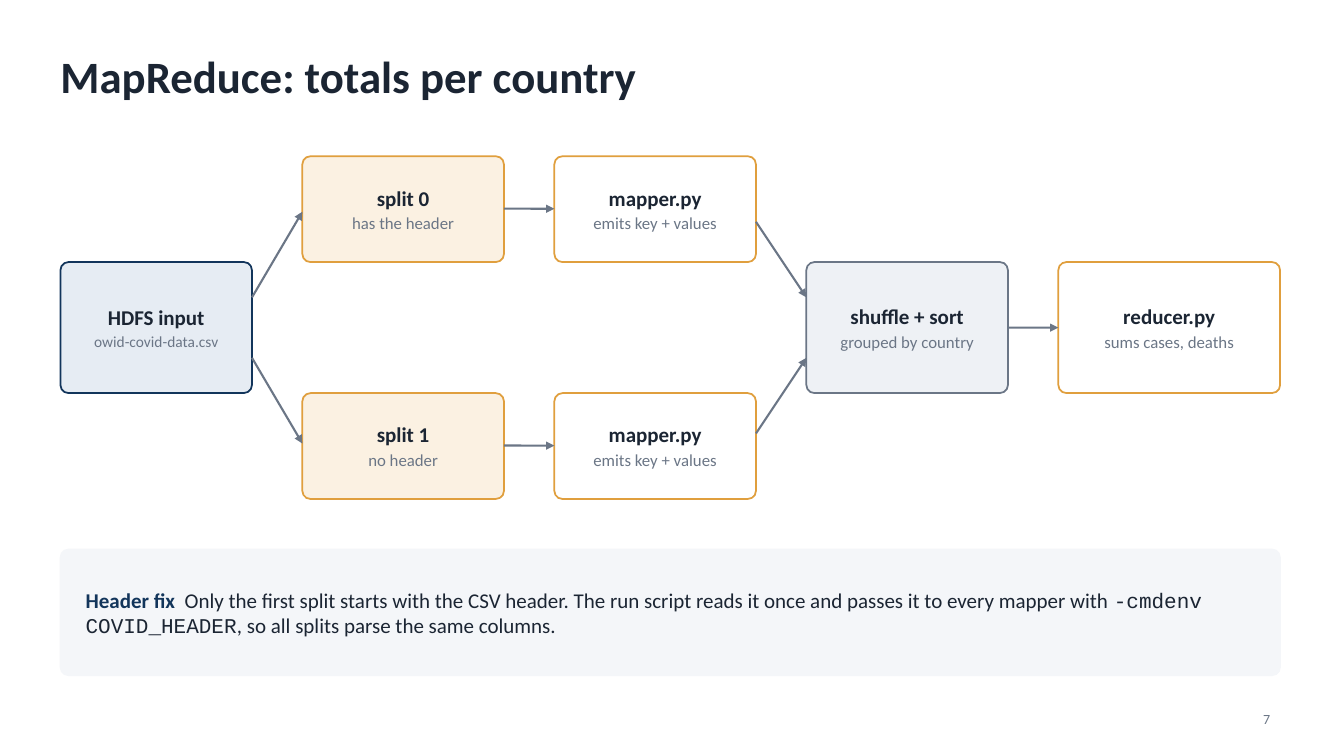
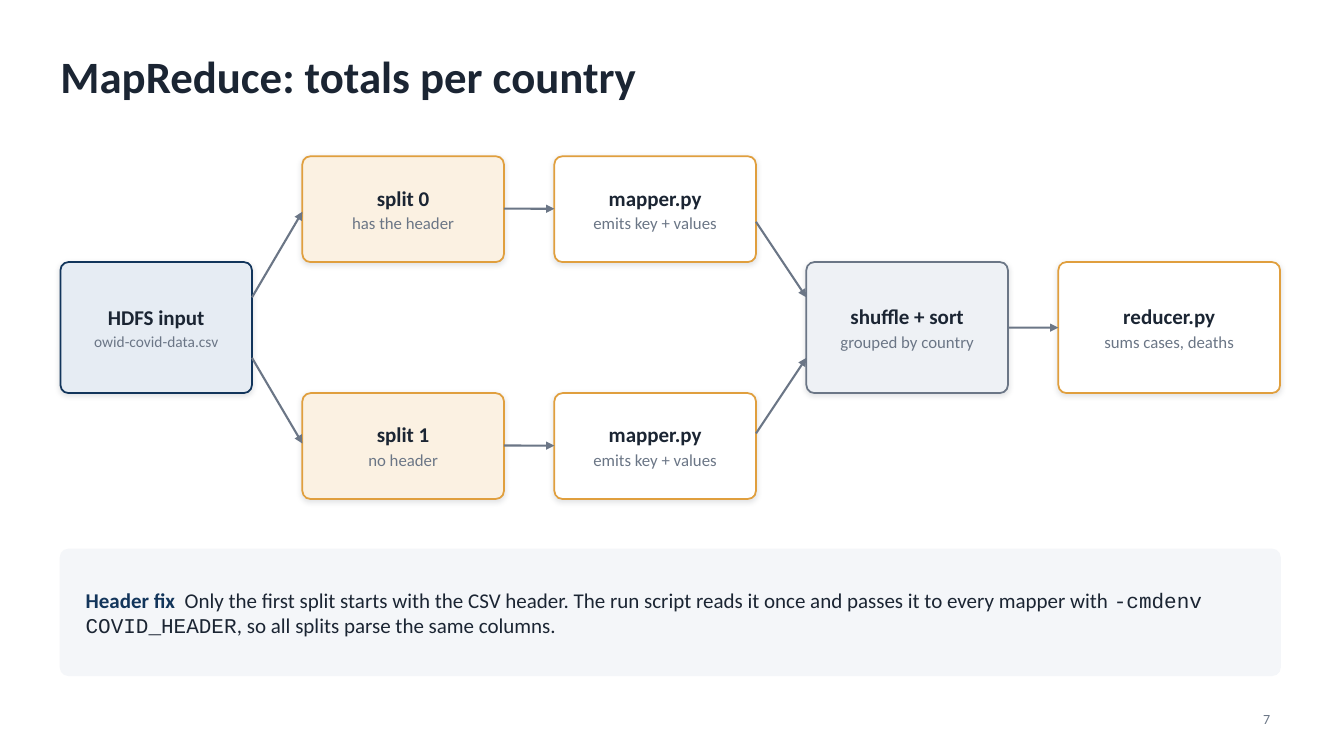
Before and after one commit to gauriiiiiiiiiiii/CoviSpark, a slide deck: slide 7 of documentation/CoviSpark_Presentation.pptx. Drawn at 1344x756 pixels with LibreOffice and Linux fonts; fonts in the diff are those of the drawing. Boxes give left, top, right and bottom in pixels: in the first picture for what was removed or moved away, otherwise in the second. Text is boxed around its words. In the diff, an @@ line names an element or a change of style, - is before the commit and + after.

```diff
--- a/documentation/CoviSpark_Presentation.pptx
+++ b/documentation/CoviSpark_Presentation.pptx
@@ shadow on in 7 elements at [60, 262, 252, 393], [302, 156, 504, 262], [302, 393, 504, 499], [555, 156, 756, 262], [555, 393, 756, 499], [807, 262, 1008, 393], [1059, 262, 1280, 393] @@
```
Also in this commit, not shown: 7 other slides changed, 2 slides added, 1 other file.
